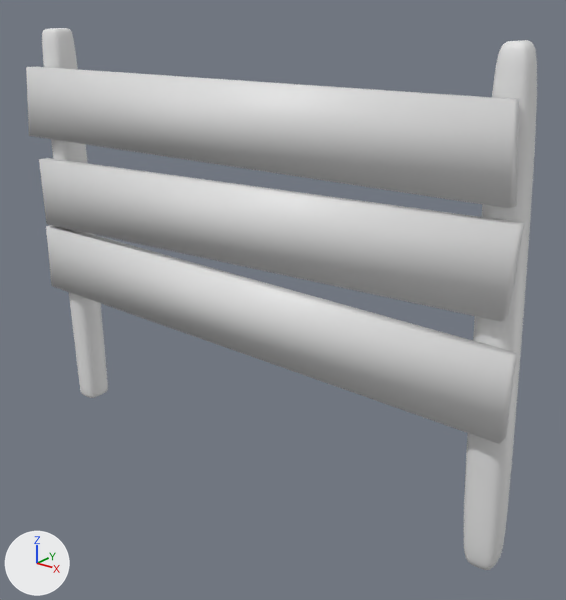
Renders of the Blender file blender/WoodenSign.blend from each side of a commit.
The view is the same before and after, from a camera (50 mm lens) standing at (5.9, -4.48, 3.66) and looking at (2.37, 0.08, 1.53). The axes (+X, +Y, +Z) are drawn at lower left. The lights are the same throughout.

The first picture shows 'Plank', 'Plank.001', 'Plank.002', 'Post', 'Post.001'.
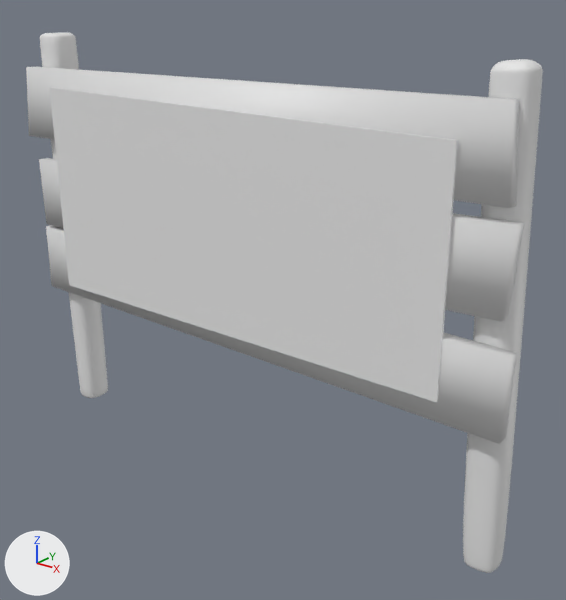
Where the newer file only moved an object's origin or applied its transform, the numbers keep the older frame.

Pixel boxes [x1, y1, x2, y2] of what changed, in the pictures (566 x 600 px):
'Map', added: after [49, 87, 458, 402]
'Post.001', reshaped (8% wider): before [463, 40, 537, 570]; after [463, 59, 543, 573]
part 1 of me_cube_001, built on: before [463, 40, 537, 565]; after [463, 59, 543, 573]
'Plank.001', unchanged, covered by the edit: [39, 158, 525, 322] in both
'Plank.002', unchanged, covered by the edit: [46, 225, 517, 444] in both

What changed in the scene script:
```text
Change me_cube_001:
    used by ob_post_001; location = (4.0, 0.0, 1.0)
    remove me_cube_001.from_pydata(...)  # 56 vertices, 54 faces; spans x -0.03..0.35, y -0.15..0.15, z -1.0..2.51
    add me_cube_001.from_pydata(...)  # 92 vertices, 90 faces; spans x -0.03..0.35, y -0.15..0.15, z -1.0..2.4
    me_cube_001 part 1
    28 faces are deleted
    6 vertices in x 0.0..0.25, y -0.14..0.14, z 2.35..2.37 move by (0.0, 0.0, -0.05)
    4 vertices in x 0.04..0.08, y -0.06..0.06, z 2.5 move by (-0.01, 0.0, -0.11)
    4 vertices in x -0.03..0.22, y -0.11..0.11, z 2.35..2.37 move by (0.01, 0.0, -0.05)
    14 vertices move from x 0.02..0.18, y -0.14..0.14, z 2.36..2.51 to x -0.03..0.25, y -0.14..0.14, z 2.32..2.4
    36 vertices are added at x -0.01..0.34, y -0.13..0.13, z -0.96..2.4
    64 new faces join them
Add me_cube_005:
    me_cube_005.from_pydata([(-2.21, -0.27, -1.04), (-2.21, -0.27, 0.96), (-2.21, -0.25, -1.04), (-2.21, -0.25, 0.96), (2.04, -0.27, -1.05), (2.04, -0.27, 0.86), (2.04, -0.25, -1.05), (2.04, -0.25, 0.86)], [], [(0, 1, 3, 2), (2, 3, 7, 6), (6, 7, 5, 4), (4, 5, 1, 0), (2, 6, 4, 0), (7, 3, 1, 5)])
Add ob_map:
    ob_map = bpy.data.objects.new('Map', me_cube_005)
    ob_map.location = (2.1, 0.0, 2.2)
    ob_map.scale = (0.884, 1.0, 0.884)
```
